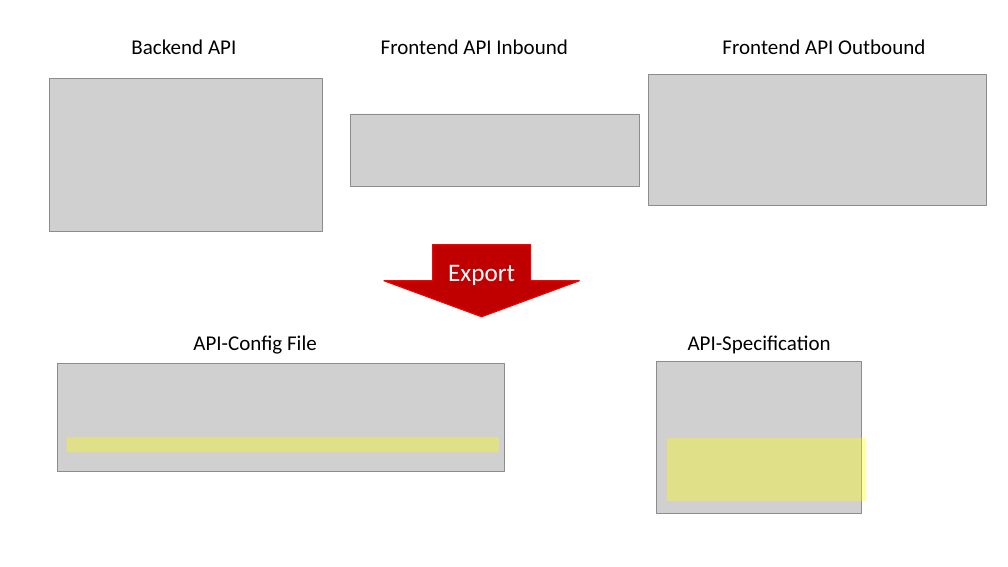
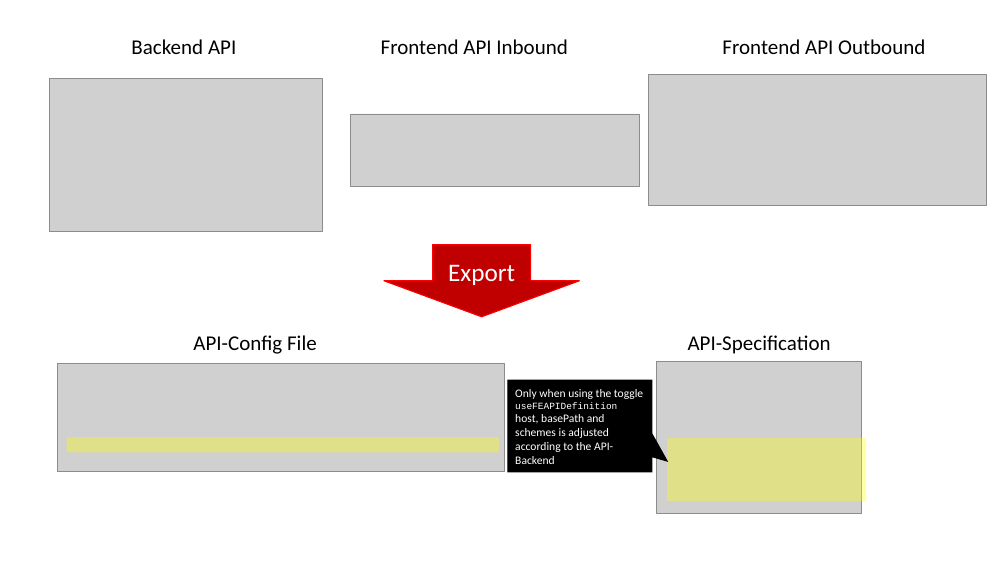
Before and after one commit to Axway-API-Management-Plus/apim-cli, a slide deck: slide 4 of misc/images/Image-Sources.pptx. Drawn at 1008x567 pixels with LibreOffice and Linux fonts; fonts in the diff are those of the drawing; grey boxes stand for pictures. Boxes give left, top, right and bottom in pixels: in the first picture for what was removed or moved away, otherwise in the second. Text is boxed around its words. In the diff, an @@ line names an element or a change of style, - is before the commit and + after.

```diff
--- a/misc/images/Image-Sources.pptx
+++ b/misc/images/Image-Sources.pptx
@@ speech box added at (x1=508, y1=380, x2=653, y2=472), fill #000000, outline #000000 1 pt, 11 pt, text #FFFFFF @@
+Only when using the toggle useFEAPIDefinition
+host, basePath and schemes is adjusted according to the API-Backend
```
Also in this commit, not shown: 1 other file.
